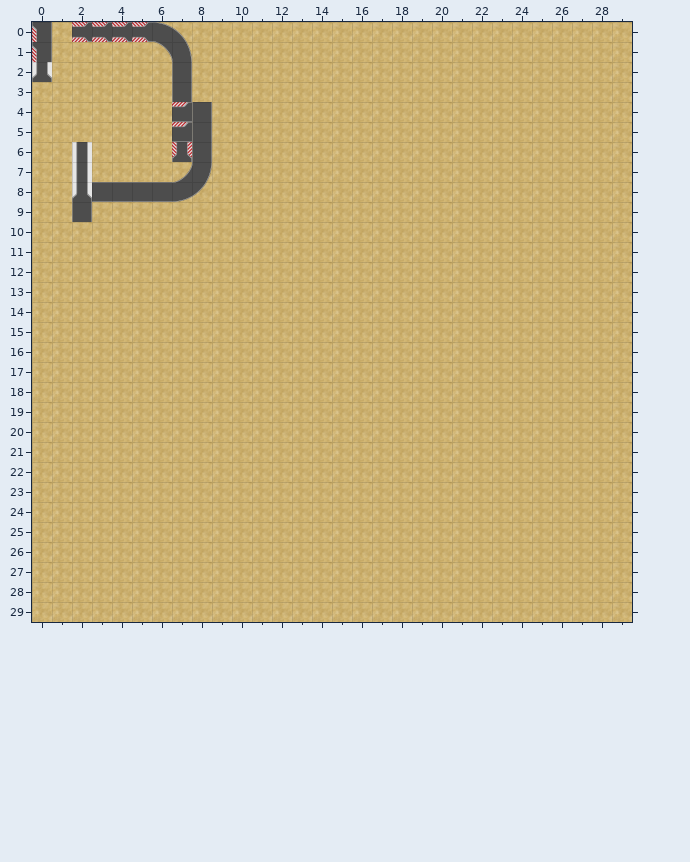
Two versions of a level (Tiled map, ressources/test.tmx). Above is the file before it was changed.
Cells are 322x322 px. Shown: x 0..29, y 0..29.
Now the later version:
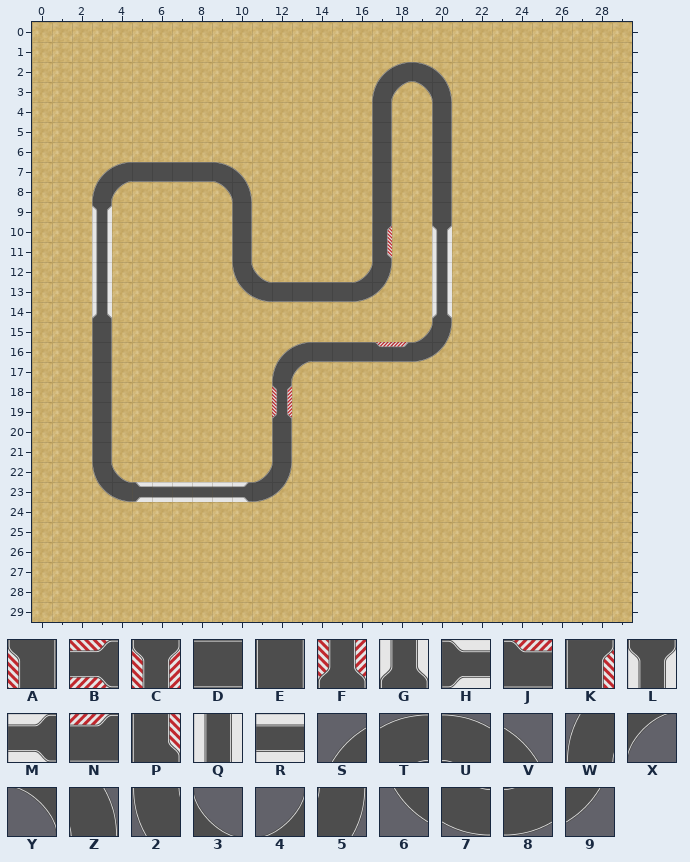
Key: from "roads": A 0, B 1, C 2, D 3, E 4, F 7, G 8, H 9, J 10, K 12, L 13, M 14, N 15, P 17, Q 18, R 19; from "turns": S 0, T 1, U 2, V 3, W 4, X 5, Y 6, Z 7, 2 8, 3 9, 4 10, 5 11, 6 12, 7 13, 8 14, 9 15.
_ is an empty cell.
Edits made:
Layer "Calque de Tile 1":
y 0: x 0 A -> _; x 2..7 BBBBUV -> ______
y 1: x 0 A -> _; x 6..7 YZ -> __
y 2: x 0 G -> _; x 7 E -> _; x 17..20 ____ -> STUV
y 3: x 7 E -> _; x 17..20 ____ -> WXYZ
y 4..5: x 7..8 NE -> __; x 17 _ -> E; x 20 _ -> E
y 6: x 2 Q -> _; x 7..8 FE -> __; x 17 _ -> E; x 20 _ -> E
y 7: x 2..10 Q____45__ -> _STDDDDUV; x 17 _ -> E; x 20 _ -> E
y 8: x 2..10 GDDDD89__ -> _WX____YZ; x 17 _ -> E; x 20 _ -> E
y 9: x 2..3 E_ -> _L; x 10 _ -> E; x 17 _ -> E; x 20 _ -> E
y 10: x 3 _ -> Q; x 10 _ -> E; x 17 _ -> K; x 20 _ -> L
y 11: x 3 _ -> Q; x 10 _ -> E; x 17 _ -> P; x 20 _ -> Q
y 12: x 3 _ -> Q; x 10..11 __ -> 23; x 16..17 __ -> 45; x 20 _ -> Q
y 13: x 3 _ -> Q; x 10..17 ________ -> 67DDDD89; x 20 _ -> Q
y 14: x 3 _ -> G; x 20 _ -> G
y 15: x 3 _ -> E; x 19..20 __ -> 45
y 16: x 3 _ -> E; x 12..20 _________ -> STDDDJN89
y 17: x 3 _ -> E; x 12..13 __ -> WX
y 18: x 3 _ -> E; x 12 _ -> C
y 19: x 3 _ -> E; x 12 _ -> F
y 20..21: x 3 _ -> E; x 12 _ -> E
y 22: x 3..4 __ -> 23; x 11..12 __ -> 45
y 23: x 3..12 __________ -> 67HRRRRM89
Where, in picture pixels (left, top, right, bottom), the same in both pictures:
removed: (32, 22, 52, 82)
changed: (72, 22, 452, 502)
